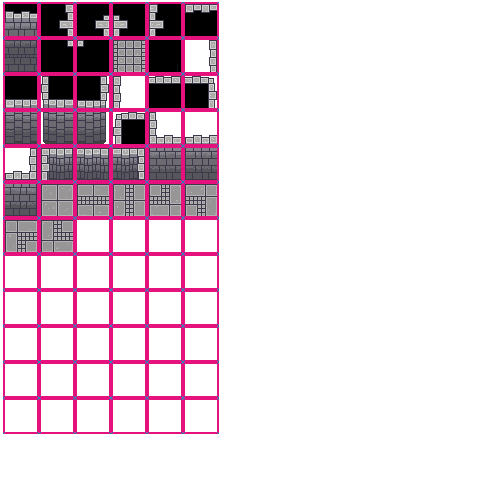
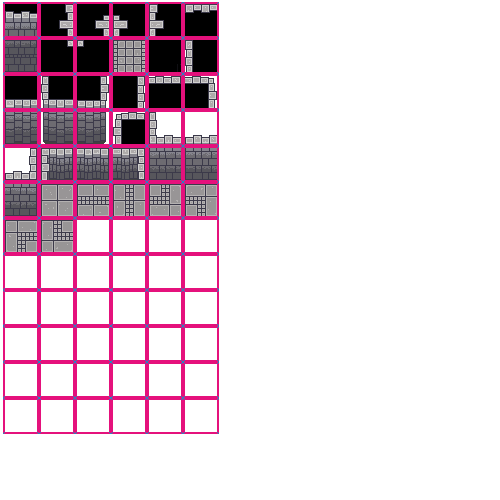
The second w=500, h=500 image is a revision of the first. Changes to its layers:
painted on "Calque 12(collé)" over (113, 40, 217, 108)
